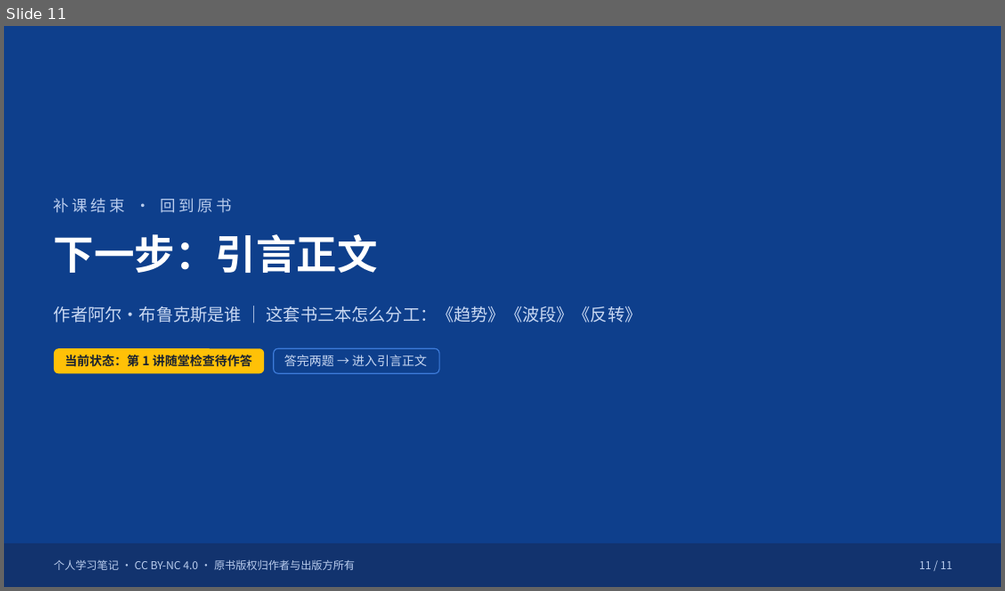
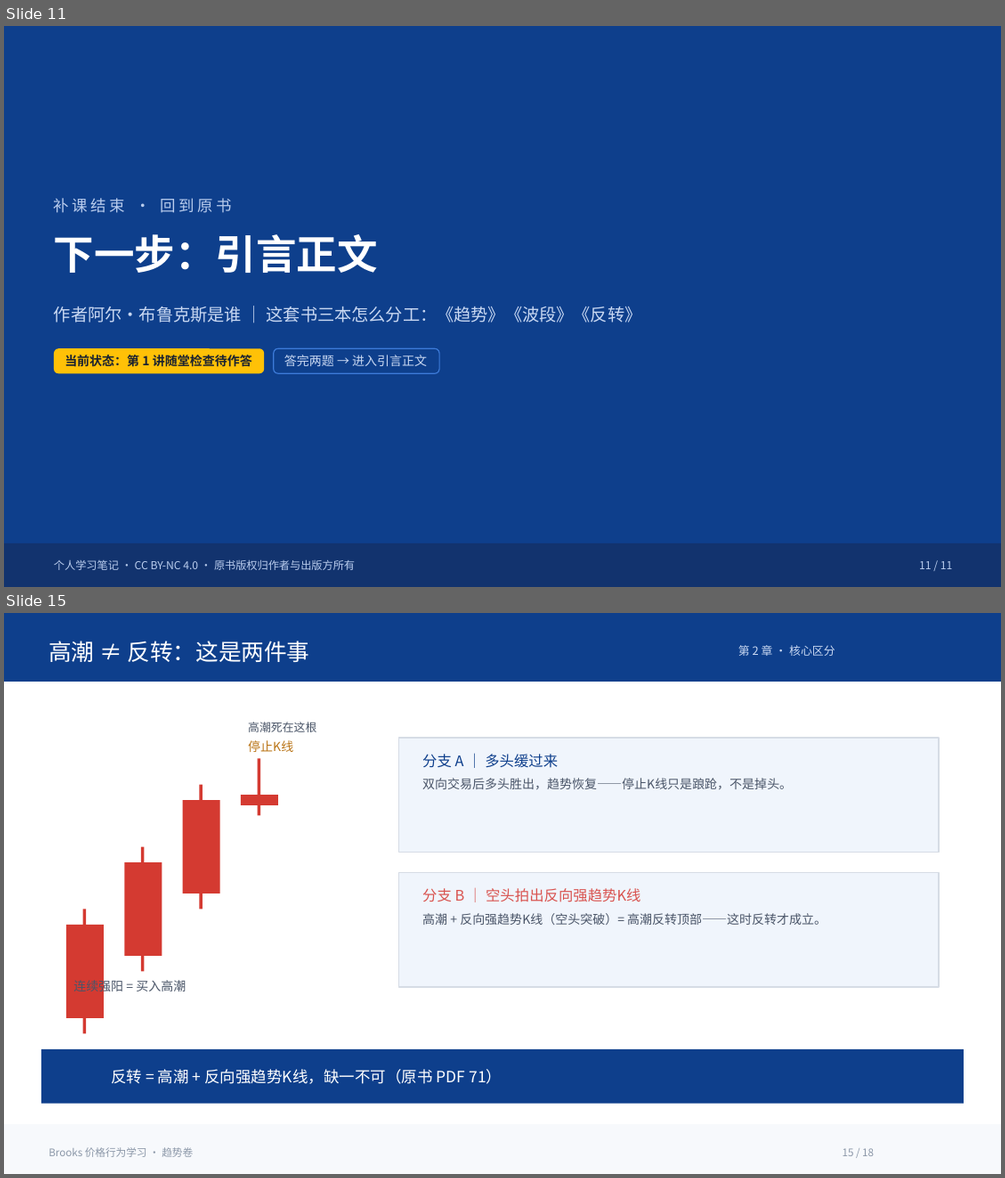
Before and after one commit to anniscutemoon/brooks-pa-study, a slide deck: books/trends/pptx-build/高级趋势技术分析_学习讲义.pptx. Shown one above the other, each under a label of ours: slide 11 before the commit, slides 11 and 15 after it; the slides between them are not shown. The pictures are 1005x591 and 1005x1178 pixels, drawn with LibreOffice and Linux fonts; fonts in the diff are those of the drawing. Boxes give left, top, right and bottom in pixels: in the first picture for what was removed or moved away, otherwise in the second. Text is boxed around its words. In the diff, an @@ line names an element or a change of style, - is before the commit and + after.

```diff
--- a/books/trends/pptx-build/高级趋势技术分析_学习讲义.pptx
+++ b/books/trends/pptx-build/高级趋势技术分析_学习讲义.pptx
@@ slide 15 added at box(4, 613, 1001, 1174), background #FFFFFF @@
@@ rectangle added at box(4, 613, 1001, 682), fill #0E3F8C @@
@@ text added at box(48, 641, 310, 662), 22 pt, text #FFFFFF @@
+高潮 ≠ 反转：这是两件事
@@ text added at box(738, 645, 834, 656), 11 pt, text #C9D8F2 @@
+第 2 章 · 核心区分
@@ text added at box(248, 740, 293, 752), 12 pt, text #BA7517 @@
+停止K线
@@ text added at box(248, 722, 316, 732), 11 pt, text #4A5568 @@
+高潮死在这根
@@ rectangle added at box(399, 738, 938, 852), fill #F0F5FC, outline #D6DCE5 1 pt @@
@@ rectangle added at box(258, 758, 260, 815), fill #D43A31 @@
@@ text added at box(422, 754, 558, 768), 14 pt, text #0E3F8C @@
+分支 A ｜ 多头缓过来
@@ rectangle added at box(199, 784, 202, 909), fill #D43A31 @@
@@ rectangle added at box(241, 795, 278, 805), fill #D43A31 @@
@@ text added at box(422, 778, 792, 789), 12 pt, text #4A5568 @@
+双向交易后多头胜出，趋势恢复——停止K线只是踉跄，不是掉头。
@@ rectangle added at box(183, 800, 220, 893), fill #D43A31 @@
@@ rectangle added at box(141, 846, 144, 971), fill #D43A31 @@
@@ rectangle added at box(124, 862, 162, 956), fill #D43A31 @@
@@ rectangle added at box(399, 873, 938, 987), fill #F0F5FC, outline #D6DCE5 1 pt @@
@@ text added at box(422, 888, 640, 902), 14 pt, text #D9534F @@
+分支 B ｜ 空头拍出反向强趋势K线
@@ rectangle added at box(66, 925, 104, 1018), fill #D43A31 @@
@@ rectangle added at box(83, 909, 86, 1034), fill #D43A31 @@
@@ text added at box(422, 913, 826, 925), 12 pt, text #4A5568 @@
+高潮 + 反向强趋势K线（空头突破）= 高潮反转顶部——这时反转才成立。
@@ text added at box(73, 978, 186, 994), 12 pt, text #4A5568 @@
+连续强阳 = 买入高潮
@@ rectangle added at box(41, 1049, 963, 1103), fill #0E3F8C @@
@@ text added at box(111, 1069, 502, 1084), 15 pt, text #FFFFFF @@
+反转 = 高潮 + 反向强趋势K线，缺一不可（原书 PDF 71）
@@ rectangle added at box(4, 1124, 1001, 1174), fill #F7F9FC @@
@@ text added at box(48, 1147, 193, 1157), 10 pt, text #8B97A8 @@
+Brooks 价格行为学习 · 趋势卷
@@ text added at box(842, 1148, 874, 1156), 10 pt, text #8B97A8 @@
+15 / 18
```
Also in this commit, not shown: 6 other slides added.
